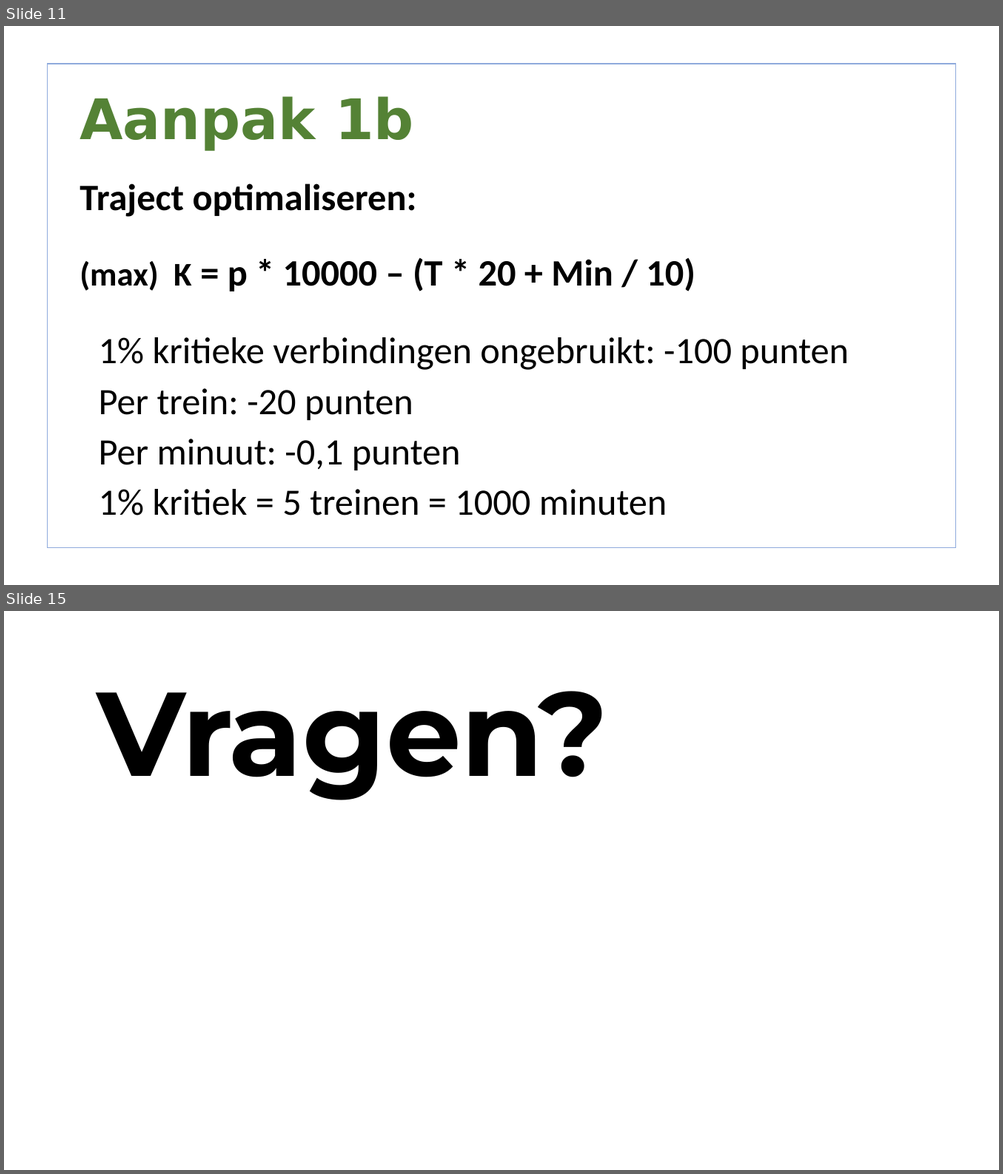
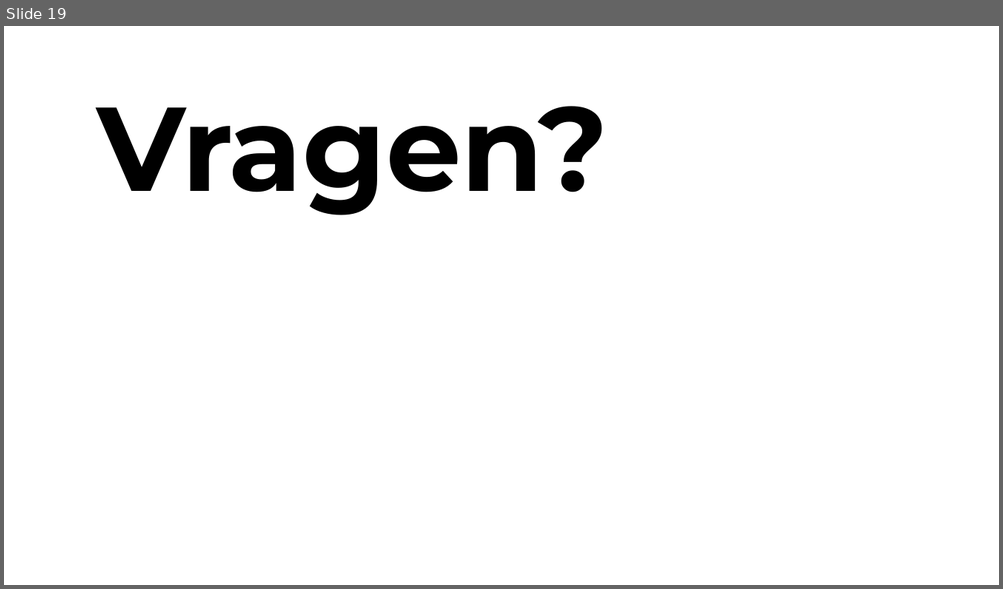
Before and after one commit to lisa259/RailNL, a slide deck: presentaties/Presentation 2.odp. Shown one above the other, each under a label of ours: slides 11 and 15 before the commit, slide 19 after it; the slides between them are not shown. The pictures are 1003x1174 and 1003x589 pixels, drawn with LibreOffice and Linux fonts; fonts in the diff are those of the drawing; background and template pictures are left out. Boxes give left, top, right and bottom in pixels: in the first picture for what was removed or moved away, otherwise in the second. Text is boxed around its words. In the diff, an @@ line names an element or a change of style, - is before the commit and + after.

```diff
--- a/presentaties/Presentation 2.odp
+++ b/presentaties/Presentation 2.odp
@@ slide 11 removed at [4,26,999,585], background picture (left out) @@
@@ freeform shape removed at [47,64,956,548] @@
@@ title removed at [79,96,414,151] @@
-Aanpak 1b
@@ text removed at [79,184,848,516] @@
-Traject optimaliseren:
-• 1% kritieke verbindingen ongebruikt: -100 punten
-• Per trein: -20 punten
-• Per minuut: -0,1 punten
-• 1% kritiek = 5 treinen = 1000 minuten
@@ text removed at [79,258,695,292] @@
-(max) K = p * 10000 – (T * 20 + Min / 10)
@@ what was slide 15 is now slide 19 @@
```
Also in this commit, not shown: 3 slides changed, 15 slides added, 10 other slides removed, 4 other files.
